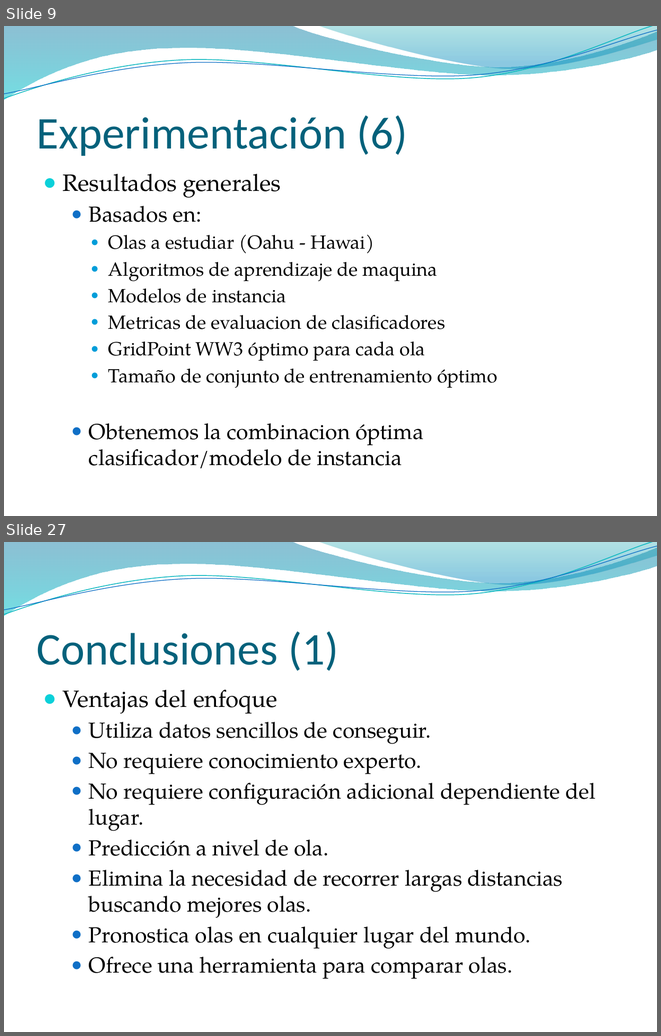
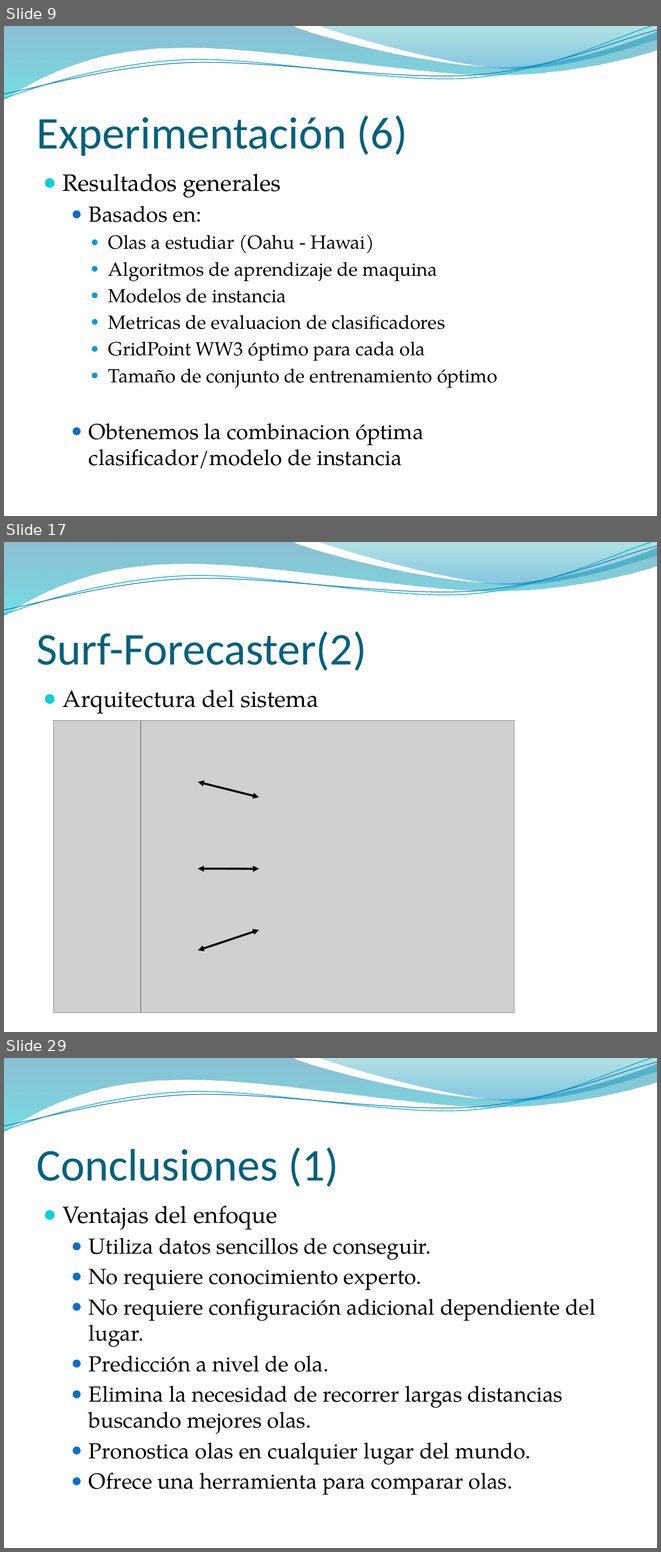
Before and after one commit to jaffadog/neuralito, a slide deck: neuralito/ArfGen/docs/Entregas/Informe Final/presentacion/maxi.pptx. Shown one above the other, each under a label of ours: slides 9 and 27 before the commit, slides 9, 17 and 29 after it; the slides between them are not shown. The pictures are 661x1036 and 661x1552 pixels, drawn with LibreOffice and Linux fonts; fonts in the diff are those of the drawing; grey boxes stand for pictures; background and template pictures are left out. Boxes give left, top, right and bottom in pixels: in the first picture for what was removed or moved away, otherwise in the second. Text is boxed around its words. In the diff, an @@ line names an element or a change of style, - is before the commit and + after.

```diff
--- a/neuralito/ArfGen/docs/Entregas/Informe Final/presentacion/maxi.pptx
+++ b/neuralito/ArfGen/docs/Entregas/Informe Final/presentacion/maxi.pptx
@@ slide 17 added at (x1=4, y1=542, x2=657, y2=1032), background picture (left out); not listed: 4 template elements that a slide beside it also shows @@
@@ title added at (x1=37, y1=631, x2=367, y2=671), 50 pt, text #04617B @@
+Surf-Forecaster(2)
@@ text added at (x1=63, y1=689, x2=318, y2=714), 26 pt, text #000000 @@
+● Arquitectura del sistema
@@ picture added at (x1=54, y1=720, x2=215, y2=1012) @@
@@ picture added at (x1=54, y1=720, x2=216, y2=829) @@
@@ picture added at (x1=140, y1=720, x2=514, y2=1012) @@
@@ double arrow added from (198, 782) to (259, 797), #000000 2.25 pt @@
@@ double arrow added from (198, 868) to (259, 868), #000000 2.25 pt @@
@@ double arrow added from (198, 950) to (259, 930), #000000 2.25 pt @@
@@ what was slide 27 is now slide 29 @@
```
Also in this commit, not shown: 21 slides changed, 1 other slide added.
